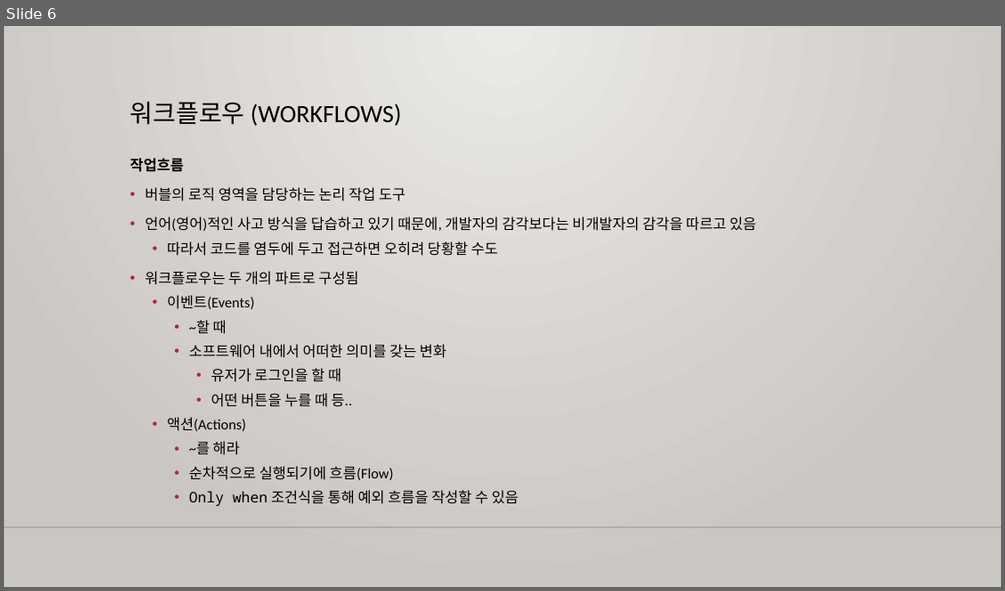
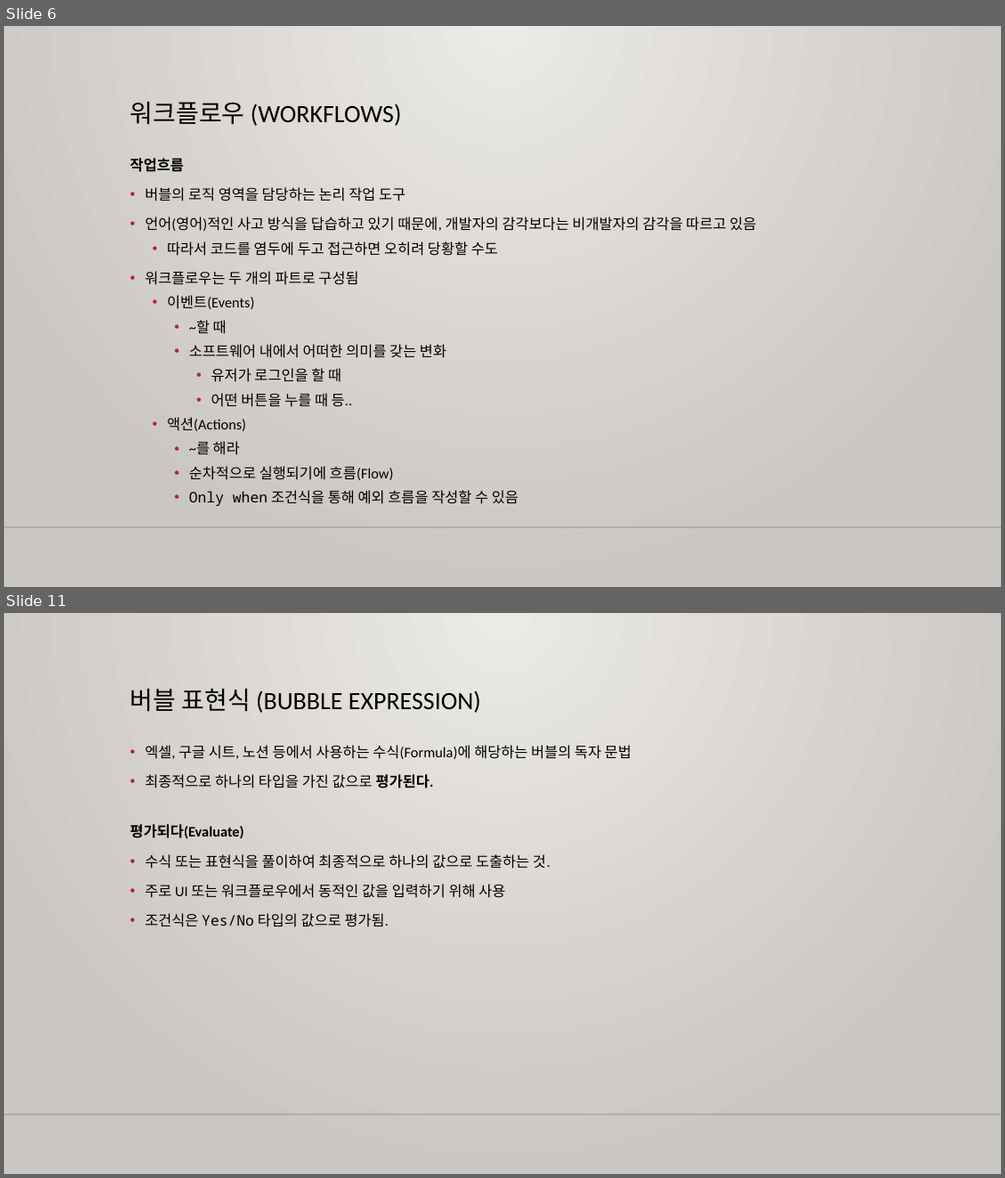
Before and after one commit to m00nlygreat/obsidian-vault, a slide deck: 노코드 엔지니어링/노코드 최강자 버블.pptx. Shown one above the other, each under a label of ours: slide 6 before the commit, slides 6 and 11 after it; the slides between them are not shown. The pictures are 1005x591 and 1005x1178 pixels, drawn with LibreOffice and Linux fonts; fonts in the diff are those of the drawing; background and template pictures are left out. Boxes give left, top, right and bottom in pixels: in the first picture for what was removed or moved away, otherwise in the second. Text is boxed around its words. In the diff, an @@ line names an element or a change of style, - is before the commit and + after.

Commit message:
백업 완료: 2023-11-26 06:01:28
Affected files:
노코드 엔지니어링/노코드 최강자 버블.pptx

```diff
--- a/노코드 엔지니어링/노코드 최강자 버블.pptx
+++ b/노코드 엔지니어링/노코드 최강자 버블.pptx
@@ slide 11 added at <box>4,613,1001,1174</box>, background gradient #ECEAE7 to #CAC7C1; not listed: 1 template element that a slide beside it also shows @@
@@ title added at <box>130,689,481,713</box>, 24 pt, text #000000 @@
+버블 표현식 (BUBBLE EXPRESSION)
@@ text added at <box>130,745,631,927</box>, 14 pt, text #000000 @@
+• 엑셀, 구글 시트, 노션 등에서 사용하는 수식(Formula)에 해당하는 버블의 독자 문법
+• 최종적으로 하나의 타입을 가진 값으로 평가된다.
+평가되다(Evaluate)
+• 수식 또는 표현식을 풀이하여 최종적으로 하나의 값으로 도출하는 것.
+• 주로 UI 또는 워크플로우에서 동적인 값을 입력하기 위해 사용
+• 조건식은 Yes/No 타입의 값으로 평가됨.
```
Also in this commit, not shown: 5 other slides added.
